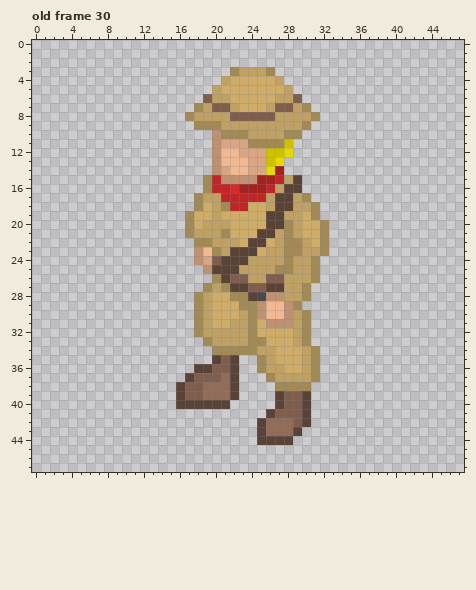
A pixel-art file gets an edit: .gdignore/Aseprite/Explorer chop animation.aseprite. Above is the file before it was changed.
48x48 pixels, 60 frames. Shown: old frame 30. The commit also changed other frames, which this record leaves out.
The result:
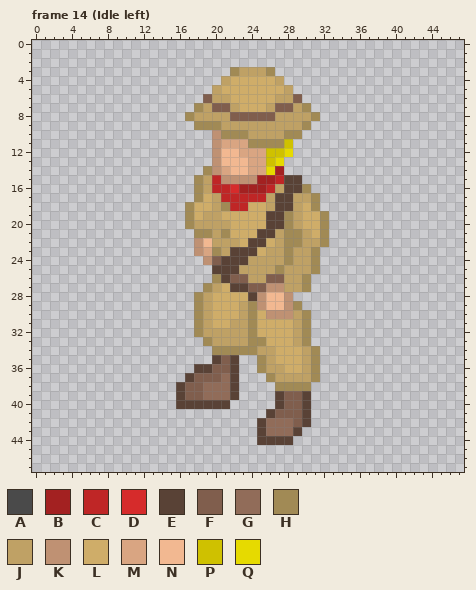
Palette (. is transparent): A #4a4a4a  B #a32121  C #bf2626  D #d62b2b  E #594236  F #805e4d  G #916c59  H #a18a55  J #bfa165  K #bf9173  L #cfad69  M #d9a582  N #f2b891  P #cfc100  Q #e6da00
A new or re-ordered frame is compared with the old frame closest to it.
From old to new:
frames 60 -> 64
--- frame 14 (Idle left) is new; against old frame 30, layer "Ed"
@@ x 15..34 @@
 13 .....KNNNMMPQ.......
-14 .....KMNNMMQB.......
-15 ....HCKKKKBBCJE.....
-16 ....HCCDBBBCJEE.....
-17 ...HJJCCCCCJEEJH....
-18 ...HLJHCCLLJEEJJH...
-19 ..HLLJLLLLLEEJJLH...
-20 ..HLJJJLLLLEEHJLLH..
-21 ..HJJJHLLLEEJHJLLH..
-22 ...HHJJJLEELJHHJLH..
-23 ...KNHJEEELJJHHJJH..
-24 ...KMFEEEJJJJHJJH...
-25 ....KEEEJJJJHHJJH...
-26 .....HEFFJJFFJJJH...
-27 ....HJHEEFFEEJJH....
-28 ...HJLLHHEAKKJJH....
-29 ...HJLLLHHKNNKH.....
-30 ...HJLLLJHKNNKJH....
-31 ...HJLLJJHLKKKJH....
+14 ....HKMNNMMQB.......
+15 ...HJCKKKKBBCEE.....
+16 ...HJCCDBBBCJEEH....
+17 ...HLJCCCCCJEEJJH...
+18 ..HLLJHCCLLJEEJLH...
+19 ..HLJJLLLLLEEHJLLH..
+20 ..HJJJJLLLLEEHJLLH..
+21 ...HHJHLLLEEJHHJLH..
+22 ...KNJJJLEELJHHJJH..
+23 ...KMHJEEELJJHJJH...
+24 ....KFEEEJJJJHJJH...
+25 .....EEEJJJJHJJJH...
+26 .....HEFFJJFFJJH....
+27 ....HJLEEFFKKJJH....
+28 ...HJLLLLEKNNK......
+29 ...HJLLLJHKNNKH.....
+30 ...HJLLLJHLKKKJH....
+31 ...HJLLJJHLLLLJH....
 32 ...HJJJJJHLLLLJH....
Where, in picture pixels (left, top, right, bottom), the same in both pictures:
changed: (185, 166, 329, 328)
